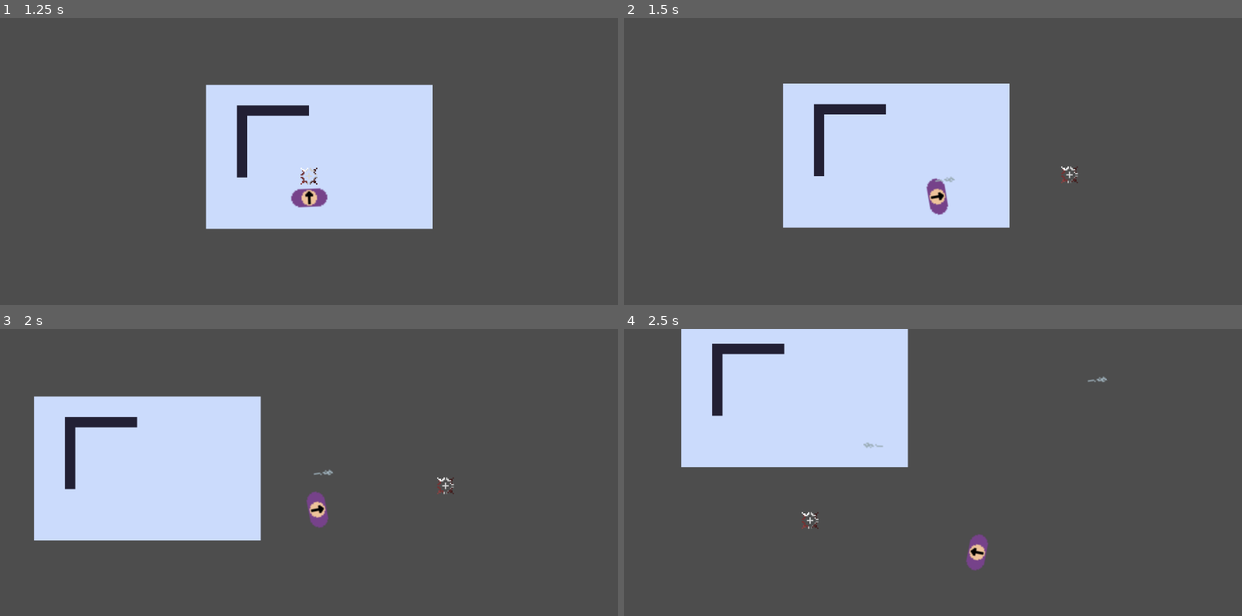
Above: before the commit, frames 1-4 (two rows, left to right).
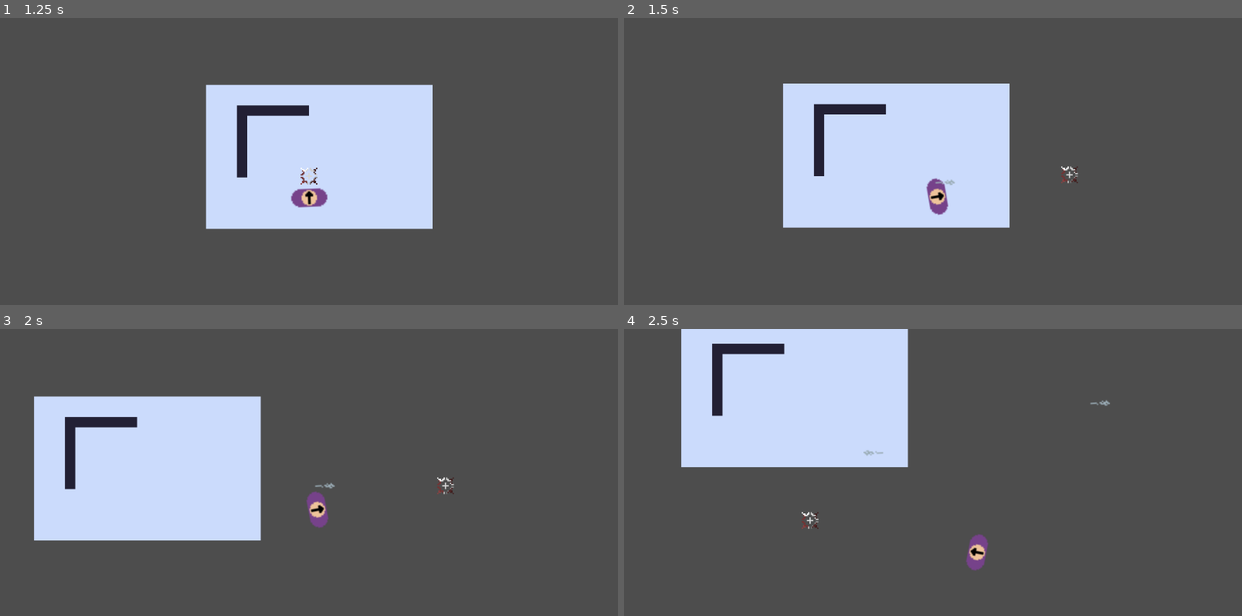
Above: after the commit, the same moments.

Repository: callumrann/gmtk-jam
Game: Godot game, scene res://scenes/main.tscn
Same seed, same stepped clock (60 frames per second), same inputs: the game is played once before the commit and once after it. Sound files missing from this copy of the repository are replaced by a short silence.
Inputs (mouse positions are in pixels of both pictures, inside the frame that each line leads up to):
- Up to frame 1 (1.25 s): click "Continue" at 0.5 s
- Up to frame 2 (1.5 s): move the mouse to (1068, 172) at 1.27 s; hold D (move_right) from 1.28 s (still down); click (1068, 172) at 1.35 s
- Up to frame 3 (2 s): keep holding D (move_right); right-click (444, 483) at 1.55 s
- Up to frame 4 (2.5 s): move the mouse to (809, 521) at 2.02 s; release D (move_right) at 2.03 s; hold S (move_down) from 2.03 s (still down); right-click (809, 521) at 2.1 s; click (809, 521) at 2.3 s

Frame 1 is identical in both runs. In frame 2, less than 0.1% of the frame differs, in the area x 50-54%, y 55-59%; in frame 3, less than 0.1%; in frame 4, 0.1%, in the area x 38-79%, y 16-45%.

Commit message:
fix: bullets dissapearing on player hit, and make bullets go to cursor

Diff:
--- a/scripts/things/bullet.gd
+++ b/scripts/things/bullet.gd
@@ -13,4 +13,5 @@
 	despawn_timer -= delta
 
 func _on_body_entered(body: Node2D) -> void:
-	queue_free()
+	if body.get_class() == "TileMapLayer":
+		queue_free()
--- a/scripts/things/player.gd
+++ b/scripts/things/player.gd
@@ -31,7 +31,7 @@
 		if left_bullets > 0:
 			var bullet: Area2D = k_bulletScene.instantiate()
 			bullet.global_position = bullet_spawn_left.global_position
-			bullet.rotation = rotation
+			bullet.rotation = (mouse_position - bullet.position).angle()
 			LevelManager.spawn_bullet(bullet)
 
 			left_bullets -= 1
@@ -43,7 +43,7 @@
 		if right_bullets > 0:
 			var bullet: Area2D = k_bulletScene.instantiate()
 			bullet.global_position = bullet_spawn_right.global_position
-			bullet.rotation = rotation
+			bullet.rotation = (mouse_position - bullet.position).angle()
 			LevelManager.spawn_bullet(bullet)
 
 			right_bullets -= 1
@@ -56,6 +56,5 @@
 	velocity = movement_vector * k_movement_speed
 	move_and_slide()
 
-# make bullet despawn on wall hit
 # make bullet damange enemies
-# make bullet go towards cursor
+# consider bullet inside player
